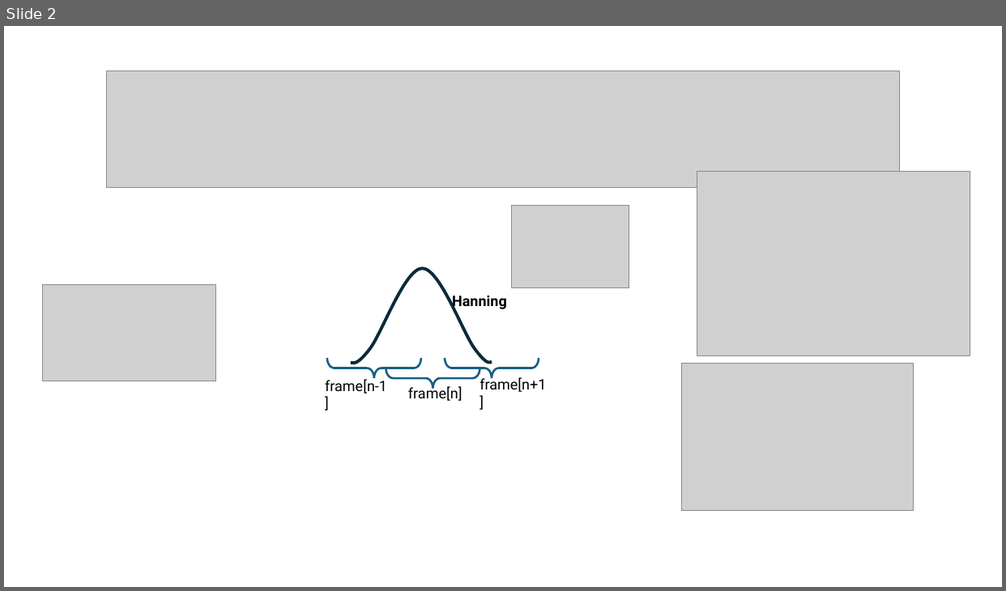
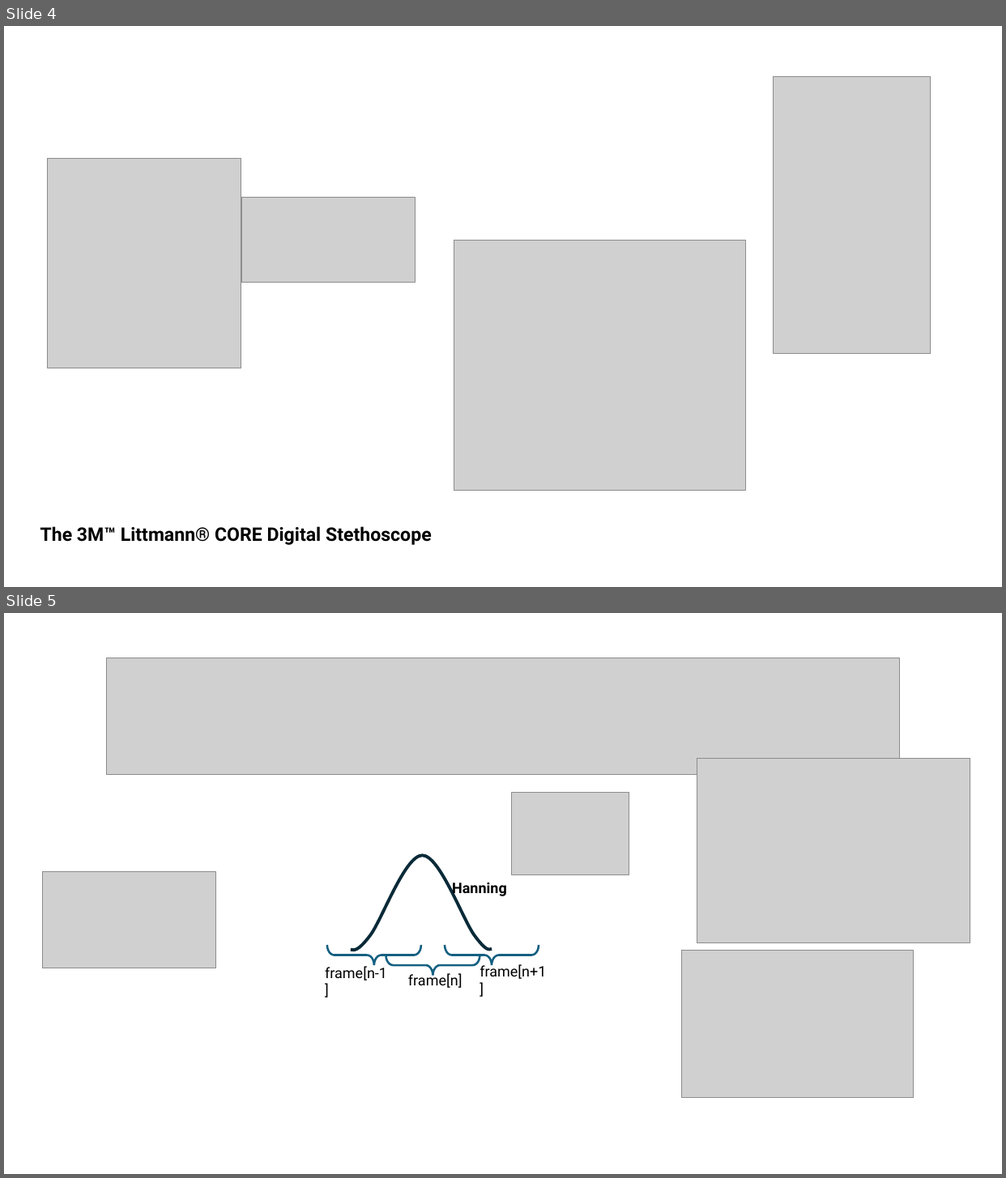
Before and after one commit to mixignal/VLSID25-DesignContest-KWS, a slide deck: figs/drawings.pptx. Shown one above the other, each under a label of ours: slide 2 before the commit, slides 4 and 5 after it. The pictures are 1006x591 and 1006x1178 pixels, drawn with LibreOffice and Linux fonts; fonts in the diff are those of the drawing; grey boxes stand for pictures. Boxes give left, top, right and bottom in pixels: in the first picture for what was removed or moved away, otherwise in the second. Text is boxed around its words. In the diff, an @@ line names an element or a change of style, - is before the commit and + after.

```diff
--- a/figs/drawings.pptx
+++ b/figs/drawings.pptx
@@ slide 4 added at [4, 26, 1002, 587], background #FFFFFF @@
@@ picture added at [774, 76, 931, 353] @@
@@ picture added at [48, 159, 241, 369] @@
@@ picture added at [241, 198, 415, 283] @@
@@ picture added at [454, 240, 746, 490] @@
@@ text added at [40, 527, 432, 545], 18 pt, text #000000, bold @@
+The 3M™ Littmann® CORE Digital Stethoscope
@@ what was slide 2 is now slide 5 @@
```
Also in this commit, not shown: 2 other slides added, 1 other file.
